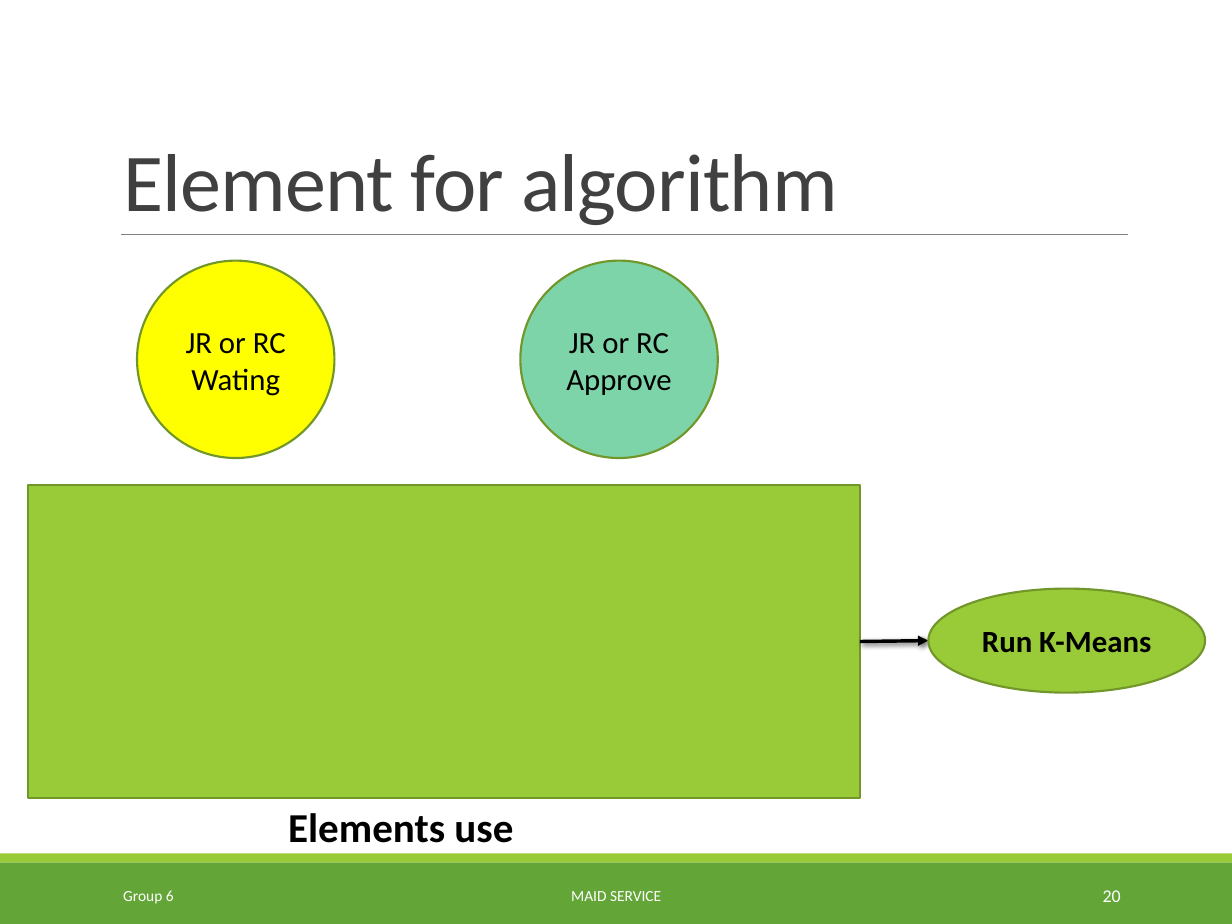
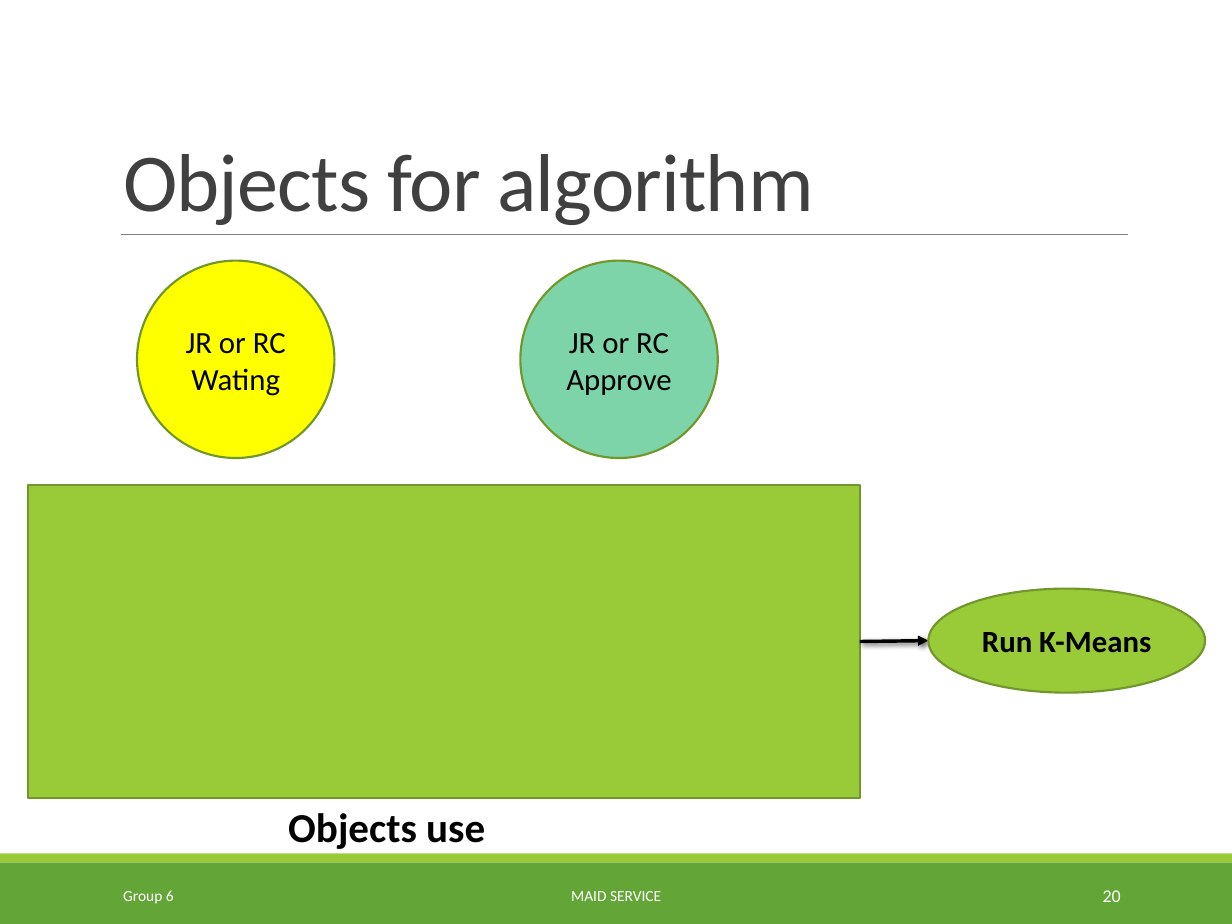
Before and after one commit to TuanBT/ms-website, a slide deck: slide 20 of Presentation/MS_Slide.pptx. Drawn at 1232x924 pixels with LibreOffice and Linux fonts; fonts in the diff are those of the drawing. Boxes give left, top, right and bottom in pixels: in the first picture for what was removed or moved away, otherwise in the second. Text is boxed around its words. In the diff, an @@ line names an element or a change of style, - is before the commit and + after.

```diff
--- a/Presentation/MS_Slide.pptx
+++ b/Presentation/MS_Slide.pptx
@@ title at [123, 154, 813, 225]: text changed @@
-Element for algorithm
+Objects for algorithm
@@ text at [288, 813, 485, 849]: text changed @@
-Elements use
+Objects use
```
Also in this commit, not shown: 7 other slides changed.
